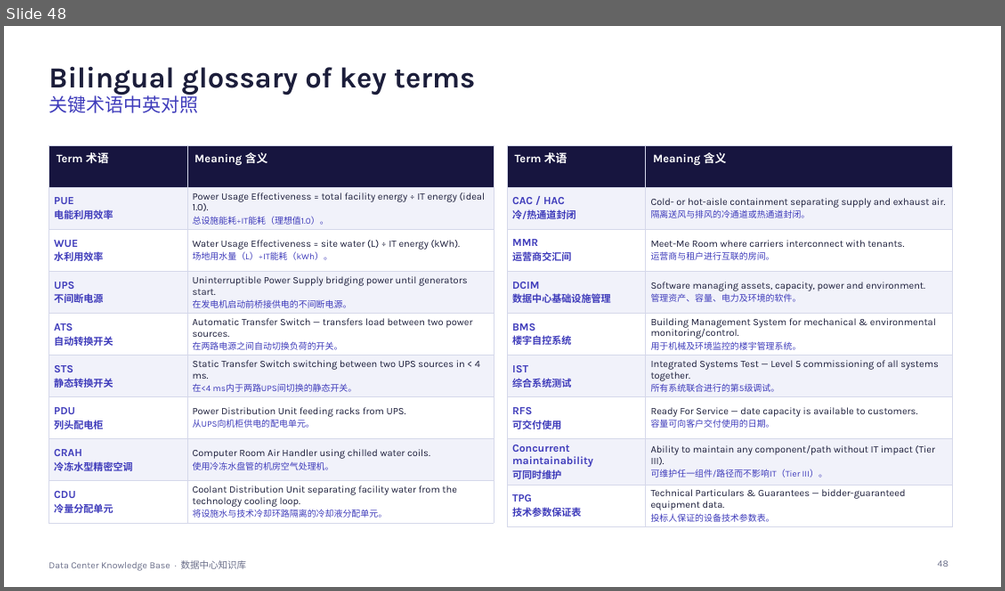
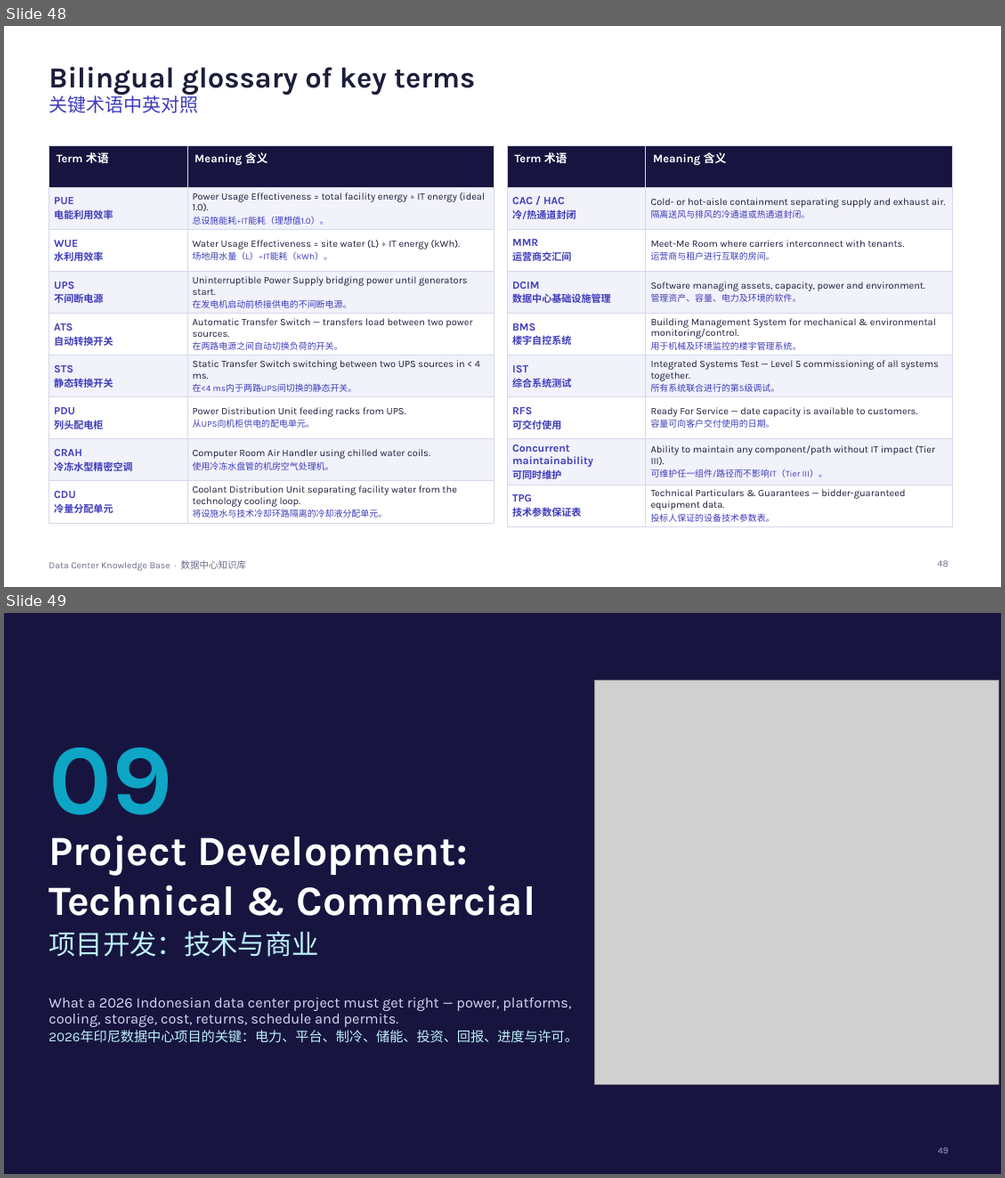
Before and after one commit to Alexandervsq/Data-Center-Project-Assessment, a slide deck: downloads/Data Center Knowledge Base (EN-ZH).pptx. Shown one above the other, each under a label of ours: slide 48 before the commit, slides 48 and 49 after it. The pictures are 1005x591 and 1005x1178 pixels, drawn with LibreOffice and Linux fonts; fonts in the diff are those of the drawing; grey boxes stand for pictures. Boxes give left, top, right and bottom in pixels: in the first picture for what was removed or moved away, otherwise in the second. Text is boxed around its words. In the diff, an @@ line names an element or a change of style, - is before the commit and + after.

```diff
--- a/downloads/Data Center Knowledge Base (EN-ZH).pptx
+++ b/downloads/Data Center Knowledge Base (EN-ZH).pptx
@@ slide 49 added at (x1=4, y1=613, x2=1001, y2=1174), background #17153F @@
@@ picture added at (x1=595, y1=681, x2=998, y2=1084) @@
@@ text added at (x1=48, y1=747, x2=172, y2=837), 96 pt, text #0EA5C6, bold @@
+09
@@ title added at (x1=48, y1=835, x2=536, y2=916), 40 pt, text #FFFFFF, bold @@
+Project Development: Technical & Commercial
@@ text added at (x1=48, y1=931, x2=319, y2=957), 26 pt, text #BDEFFA @@
+项目开发：技术与商业
@@ text added at (x1=48, y1=997, x2=578, y2=1043), 14 pt, text #D6D8F5 @@
+What a 2026 Indonesian data center project must get right — power, platforms, cooling, storage, cost, returns, schedule and permits.
+2026年印尼数据中心项目的关键：电力、平台、制冷、储能、投资、回报、进度与许可。
@@ page number added at (x1=938, y1=1147, x2=948, y2=1153), 9 pt, text #9FA3D9 @@
+49
```
Also in this commit, not shown: 4 slides changed, 17 other slides added, 3 other files.
